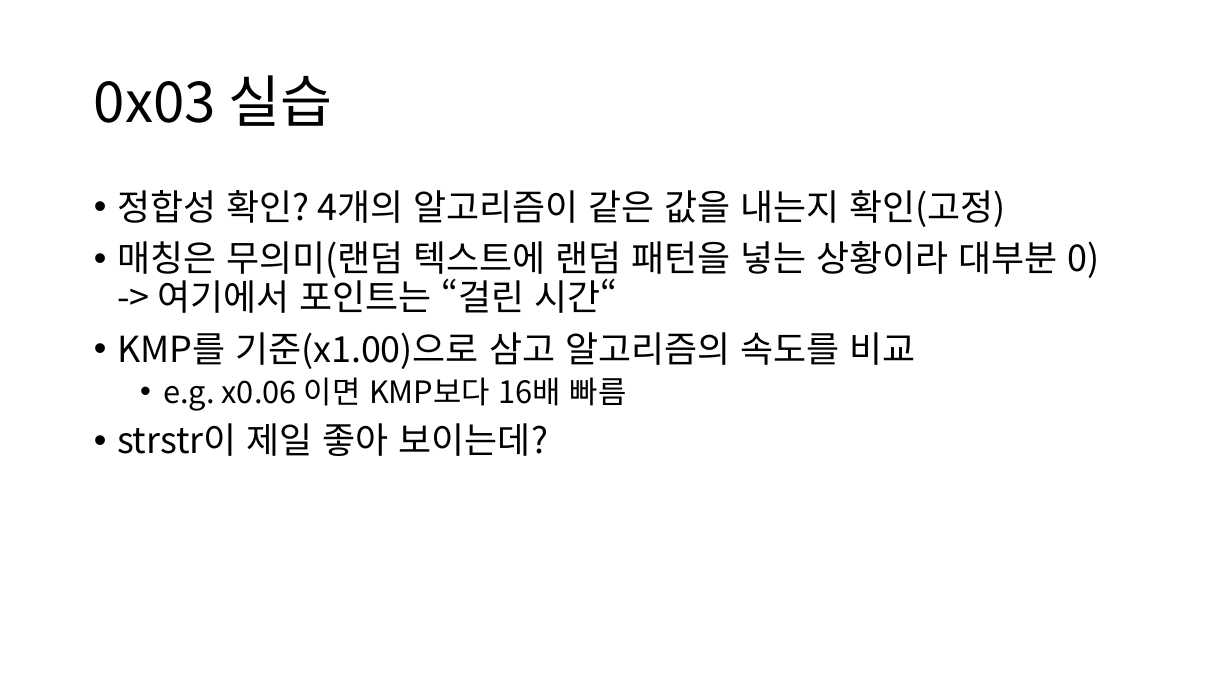
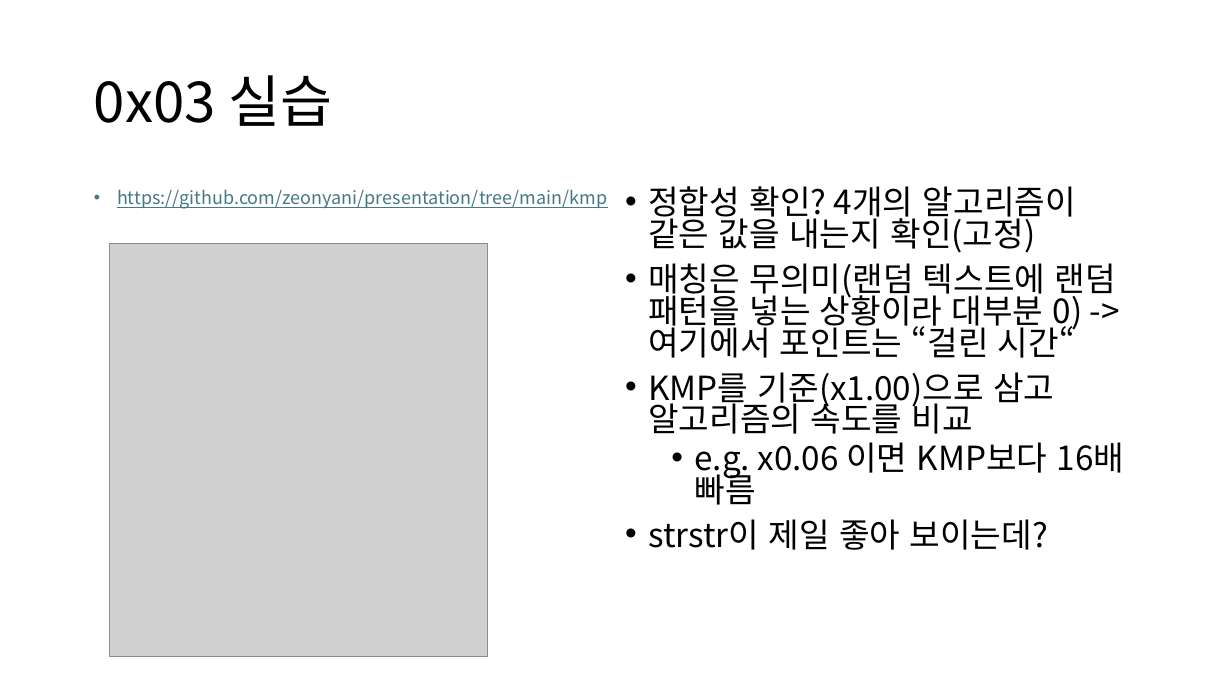
Before and after one commit to zeonyani/presentation, a slide deck: slide 89 of kmp/KMP 알고리즘 세미나.pptx. Drawn at 1232x693 pixels with LibreOffice and Linux fonts; fonts in the diff are those of the drawing; grey boxes stand for pictures. Boxes give left, top, right and bottom in pixels: in the first picture for what was removed or moved away, otherwise in the second. Text is boxed around its words. In the diff, an @@ line names an element or a change of style, - is before the commit and + after.

```diff
--- a/kmp/KMP 알고리즘 세미나.pptx
+++ b/kmp/KMP 알고리즘 세미나.pptx
@@ text at (x1=117, y1=189, x2=607, y2=209): text changed; size 28 to 14 pt; text colour #000000 to #467886 @@
-• 정합성 확인? 4개의 알고리즘이 같은 값을 내는지 확인(고정)
-• 매칭은 무의미(랜덤 텍스트에 랜덤 패턴을 넣는 상황이라 대부분 0) -> 여기에서 포인트는 “걸린 시간“
-• KMP를 기준(x1.00)으로 삼고 알고리즘의 속도를 비교
-  • e.g. x0.06 이면 KMP보다 16배 빠름
-• strstr이 제일 좋아 보이는데?
+• https://github.com/zeonyani/presentation/tree/main/kmp
@@ text added at (x1=648, y1=186, x2=1125, y2=550), 25.9 pt, text #000000 @@
+• 정합성 확인? 4개의 알고리즘이 같은 값을 내는지 확인(고정)
+• 매칭은 무의미(랜덤 텍스트에 랜덤 패턴을 넣는 상황이라 대부분 0) -> 여기에서 포인트는 “걸린 시간“
+• KMP를 기준(x1.00)으로 삼고 알고리즘의 속도를 비교
+  • e.g. x0.06 이면 KMP보다 16배 빠름
+• strstr이 제일 좋아 보이는데?
@@ picture added at (x1=110, y1=243, x2=487, y2=656) @@
```
Also in this commit, not shown: 24 other slides changed, 1 slide added, 1 slide removed.
